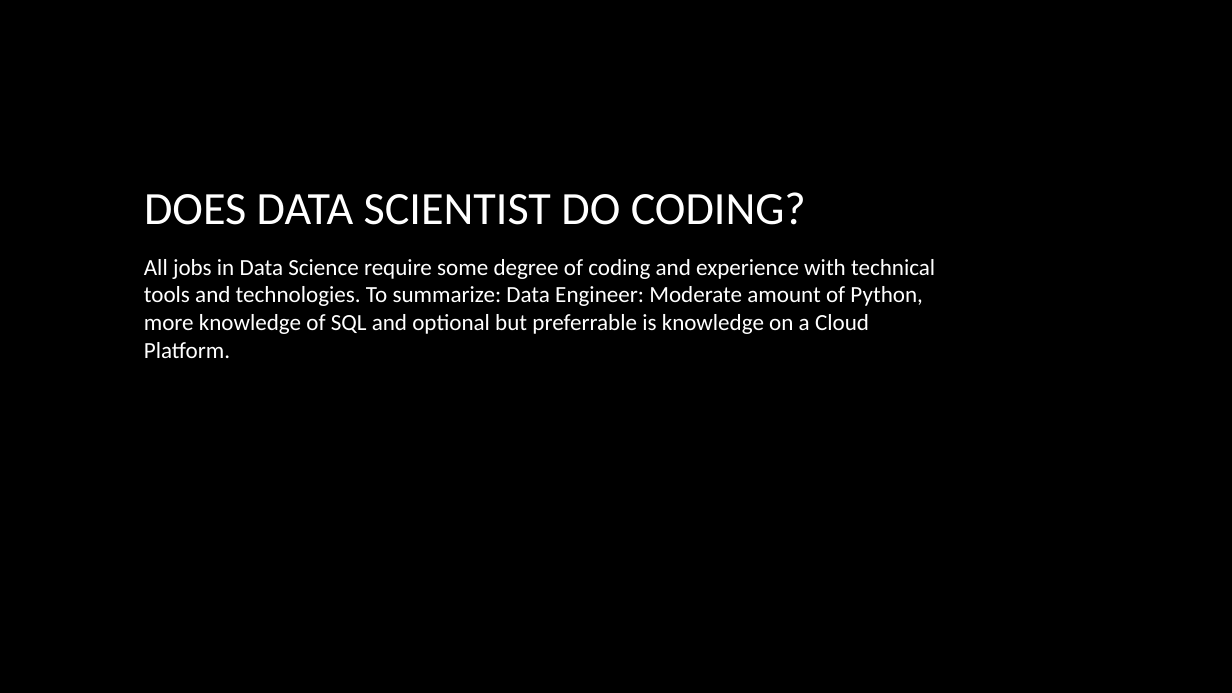
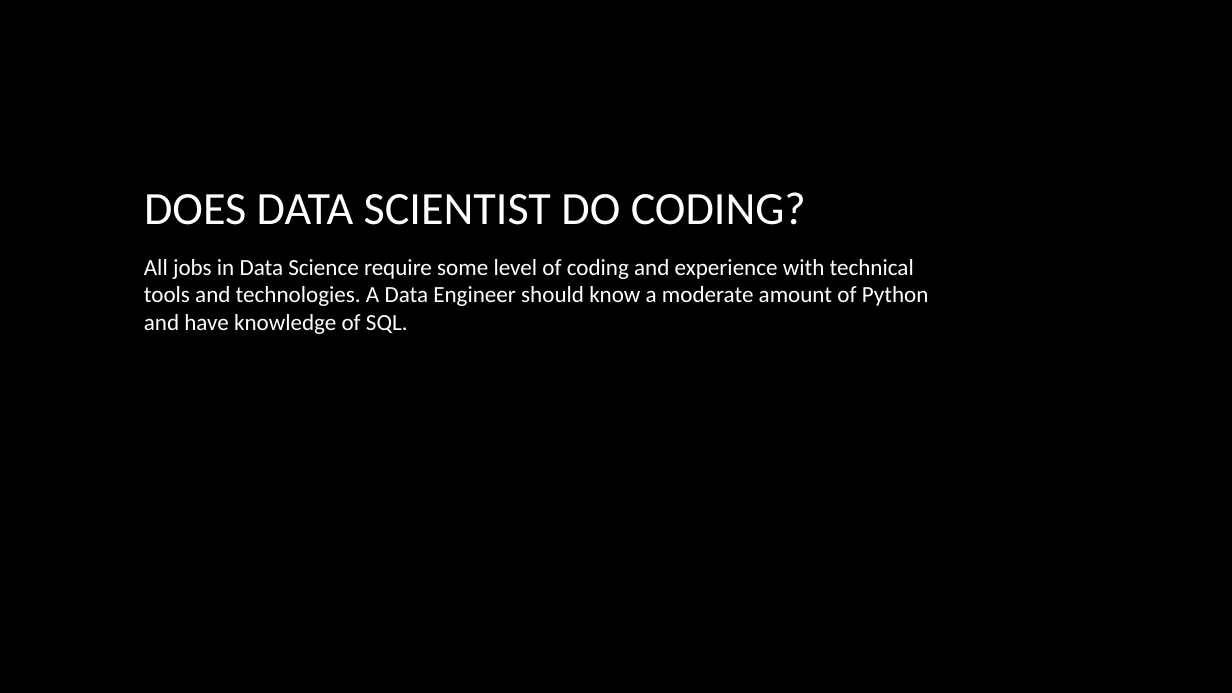
Before and after one commit to dalikey/portfolio-data-science, a slide deck: slide 8 of What is Data Science.pptx (slide 9 before the commit). Drawn at 1232x693 pixels with LibreOffice and Linux fonts; fonts in the diff are those of the drawing; background and template pictures are left out. Boxes give left, top, right and bottom in pixels: in the first picture for what was removed or moved away, otherwise in the second. Text is boxed around its words. In the diff, an @@ line names an element or a change of style, - is before the commit and + after.

```diff
--- a/What is Data Science.pptx
+++ b/What is Data Science.pptx
@@ text at bbox=[144, 259, 929, 334]: text changed @@
-All jobs in Data Science require some degree of coding and experience with technical tools and technologies. To summarize: Data Engineer: Moderate amount of Python, more knowledge of SQL and optional but preferrable is knowledge on a Cloud Platform.
+All jobs in Data Science require some level of coding and experience with technical tools and technologies. A Data Engineer should know a moderate amount of Python and have knowledge of SQL.
```
Also in this commit, not shown: 5 other slides changed, 1 slide removed, 1 other file.
